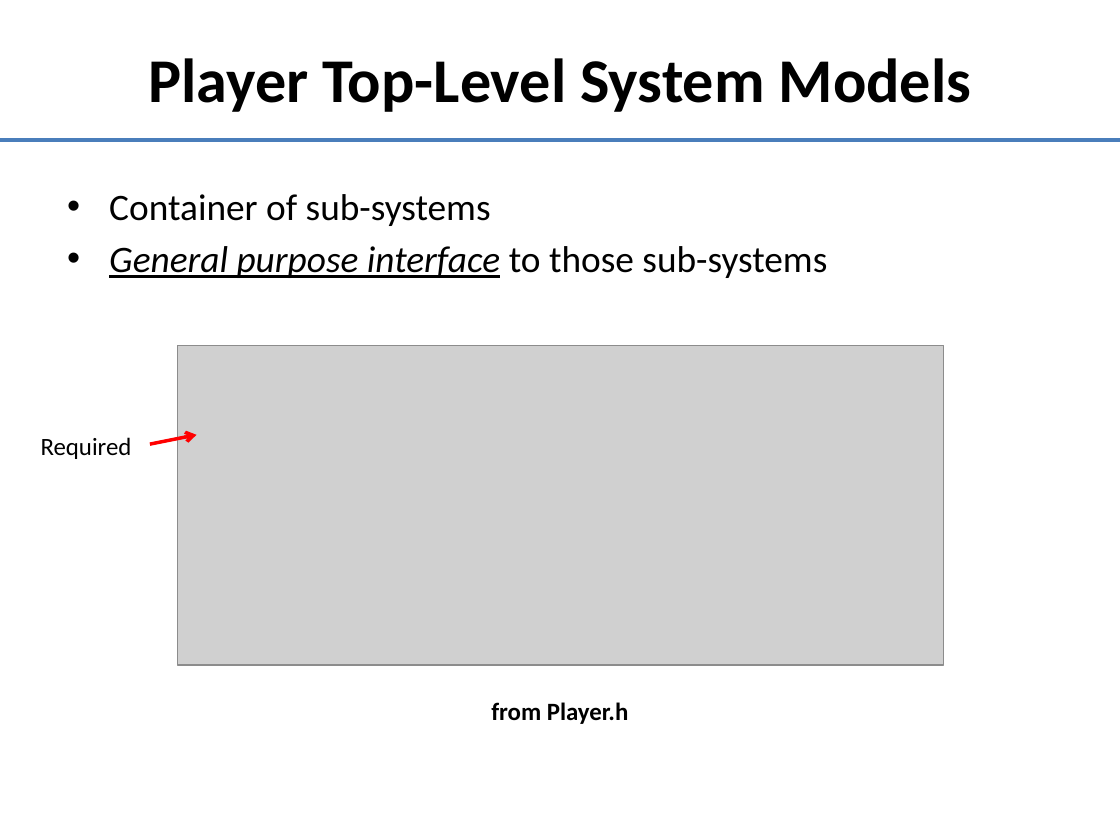
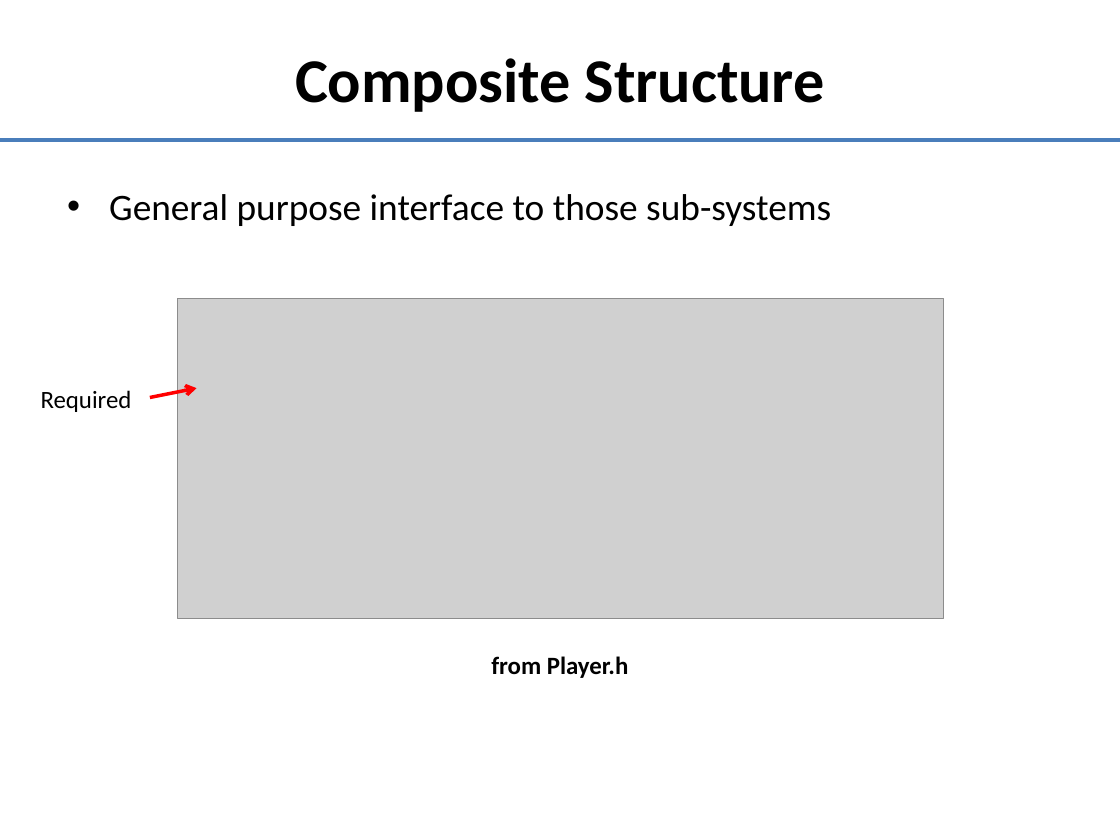
Before and after one commit to doughodson/OpenEaagles, a slide deck: slide 9 of doc/umlDiagrams/player-control-logic.pptx (slide 7 before the commit). Drawn at 1120x840 pixels with LibreOffice and Linux fonts; fonts in the diff are those of the drawing; grey boxes stand for pictures. Boxes give left, top, right and bottom in pixels: in the first picture for what was removed or moved away, otherwise in the second. Text is boxed around its words. In the diff, an @@ line names an element or a change of style, - is before the commit and + after.

```diff
--- a/doc/umlDiagrams/player-control-logic.pptx
+++ b/doc/umlDiagrams/player-control-logic.pptx
@@ title at (295, 58, 825, 112): text changed @@
-Player Top-Level System Models
+Composite Structure
@@ text "General purpose interface to those ..." at (109, 194, 831, 226): italic off, underline off in "General purpose interface" @@
@@ text at (109, 194, 491, 226): paragraph removed @@
-• Container of sub-systems
@@ 2 texts, 1 picture, 1 arrow: place and size @@
-2 texts, 1 picture, 1 arrow at (41, 345, 943, 724)
+2 texts, 1 picture, 1 arrow at (41, 299, 943, 678)
```
Also in this commit, not shown: 11 other slides changed, 5 slides added, 1 other file.
